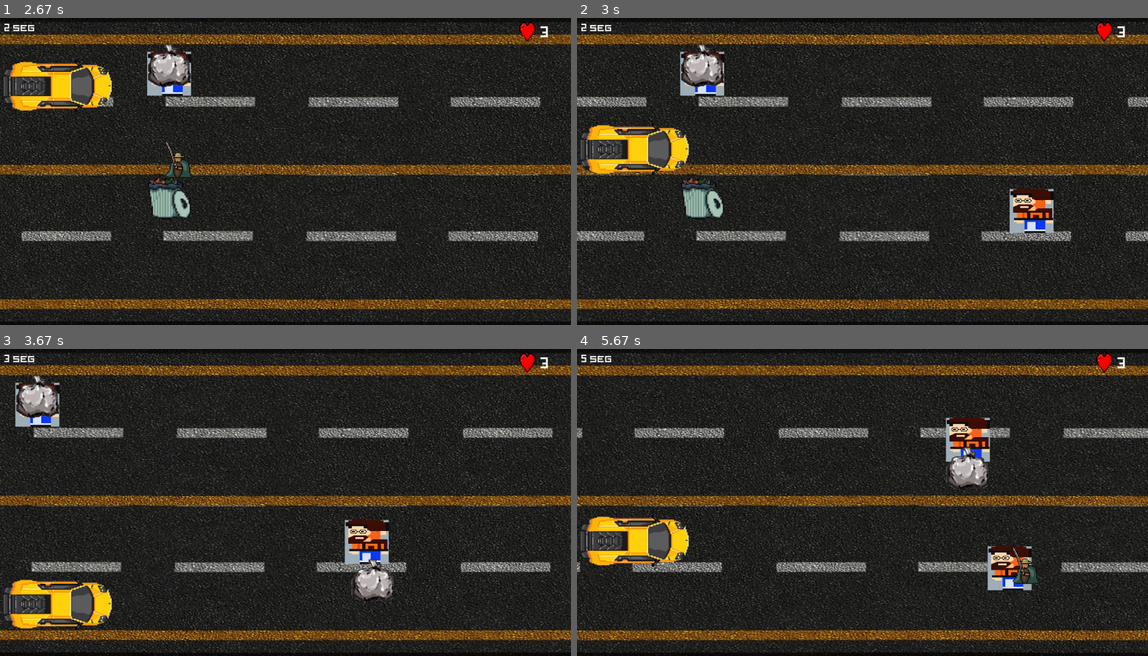
Above: before the commit, frames 1-4 (two rows, left to right).
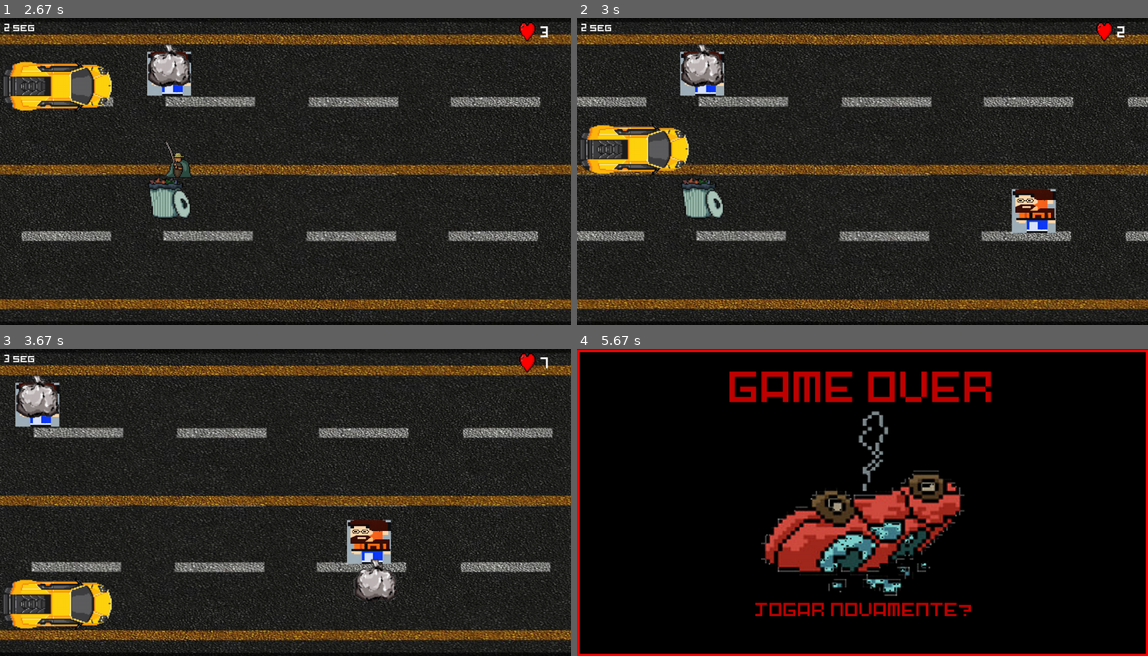
Above: after the commit, the same moments.

Repository: wellingtonrs07/PyGame_2023
Game: pygame game, started from Jogo.py
Two runs of this game, one before a commit and one after it. Both use one fixed random seed, a clock stepped at 60 frames per second and the inputs below.
Inputs (mouse positions are in pixels of both pictures, inside the frame that each line leads up to):
- Up to frame 1 (2.67 s): click (285, 116) at 0.38 s; hold Up 0.67-1.13 s; move the mouse to (262, 183) at 0.7 s; hold Down 1.17-1.47 s; hold Up 1.5-1.87 s; hold Down 1.9-2.27 s; hold Up 2.3-2.6 s; hold Down from 2.63 s (still down)
- Up to frame 2 (3 s): release Down at 2.93 s; hold Down from 2.97 s (still down)
- Up to frame 3 (3.67 s): release Down at 3.33 s; hold Down from 3.37 s (still down)
- Up to frame 4 (5.67 s): release Down at 3.73 s; hold Up 3.77-4.07 s; hold Down 4.1-4.4 s; hold Up 4.43-4.8 s; hold Down 4.83-5.2 s; hold Up 5.23-5.53 s

Frame 1 is identical in both runs. In frame 2, 0.5% of the frame differs, in the area x 75-96%, y 2-71%; in frame 3, 0.9%; in frame 4, 79%, in the area x 0-100%, y 0-100%.

Commit message:
TRANSICAO GAME OVER

Diff:
--- a/Jogo.py
+++ b/Jogo.py
@@ -2,12 +2,13 @@
 
 # Importar bibliotecas e arquivos
 import pygame
-from config import largura,altura,fps,GAME,QUIT,INIT,INTR,RET,SOM_INICIAL,SOM_JOGO,WIN
+from config import largura,altura,fps,GAME,QUIT,INIT,INTR,RET,SOM_INICIAL,SOM_JOGO,WIN, OVER
 from tela_inicial import telainicial
 from tela_jogo import telajogo
 from tela_instrucoes import telainstrucoes
 from assets import load_assets
 from tela_win import telawin
+from tela_over import telaover
 
 
 # Inicializa o pygame e o mixer
@@ -29,17 +30,19 @@
         pygame.mixer.music.load(SOM_INICIAL)
         pygame.mixer.music.set_volume(0.05)
         pygame.mixer.music.play(-1)
+
     elif state == INIT:
         state = telajogo(tela)
         # load e play do som de fundo
         pygame.mixer.music.load(SOM_JOGO)
         pygame.mixer.music.set_volume(0.05)
         pygame.mixer.music.play(-1)
+
     elif state == INTR:
         state = telainstrucoes(tela)
         pygame.mixer.music.pause()
-    elif state == RET:
-        state = telainicial(tela)
+    elif state == OVER:
+        state = telaover(tela)
     elif state == WIN:
         state = telawin(tela)
     else:
--- a/assets.py
+++ b/assets.py
@@ -40,7 +40,7 @@
     assets[TELA_WIN] = pygame.transform.scale(assets[TELA_WIN],(largura, altura))
 
     assets[TELA_OVER] =  pygame.image.load(os.path.join(Imagens, 'tela_game_over.png')).convert_alpha()
-    assets[TELA_OVER] = pygame.transform.scale(assets[TELA_WIN],(largura, altura))
+    assets[TELA_OVER] = pygame.transform.scale(assets[TELA_OVER],(largura, altura))
 
     assets[LISTA_IMAGEM] =  [
         pygame.image.load(os.path.join(Imagens, 'lixo.png')).convert_alpha(),
--- a/tela_instrucoes.py
+++ b/tela_instrucoes.py
@@ -1,7 +1,7 @@
 # Imports e arquivos
-from config import largura, altura, fps, QUIT, GAME,Azul, RET
+from config import largura, altura, fps, QUIT, GAME,Azul
 import pygame
-from assets import TelaI, TelaInstrucao, INSTRUCOES, RETURN,load_assets
+from assets import TelaInstrucao, RETURN, load_assets
 from classes import Button
 
 # Gera a tela
@@ -43,8 +43,7 @@
                 running = False # para de rodar
 
             if ret:
-                state = RET # muda para a intro do jogo (telaintro)
-                state = RET # muda para a intro do jogo (telaintro)
+                state = GAME # muda para a intro do jogo (telaintro)
                 running = False # para de rodar
 
         # Depois de desenhar tudo, inverte o display.
--- a/tela_jogo.py
+++ b/tela_jogo.py
@@ -1,5 +1,5 @@
 # Imports e arquivos
-from config import largura, altura, fps, QUIT, GAME,Azul, INIT,SOM_JOGO,Imagens,Fontes, WIN
+from config import largura, altura, fps, QUIT, GAME,Azul, INIT,SOM_JOGO,Imagens,Fontes, WIN, OVER
 from math import*
 import random
 import pygame
@@ -60,7 +60,7 @@
         all_obs.add(obs)
 
     # Variável para acompanhar o tempo decorrido
-
+    over = False
     assets = load_assets()[0]
     while running:
 
@@ -108,6 +108,14 @@
         # Renderizar o contador de vidas
         vidas_contador = font1.render(f'{vidas}',True, (255,255,255))
         screen.blit(vidas_contador, (1230, 15))
+        # Verifica se houve colisão entre nave e meteoro
+        hits = pygame.sprite.spritecollide(jogador,all_obs, True)
+
+        if len(hits) > 0:
+            vidas -=1
+
+            if vidas == 0:
+                over = True
 
         # Processa os eventos (mouse, teclado, botão, etc).
         for event in pygame.event.get():
@@ -115,6 +123,10 @@
             if event.type == pygame.QUIT:
                 state = QUIT # muda o state para quit
                 running = False # para de rodar
+
+            if over == True:
+                    state = OVER
+                    running = False
 
             # Verifica se apertou alguma tecla.
             if event.type == pygame.KEYUP:
@@ -135,18 +147,11 @@
                     jogador.vy_jogador += 8 #faz o jogador se movimentar para baixo
 
 
-
-
         all_obs.update()
         jogador.update()
 
         all_obs.draw(screen)
 
-        # Verifica se houve colisão entre nave e meteoro
-        hits = pygame.sprite.spritecollide(jogador,all_obs, True)
-
-        if len(hits) > 0:
-            vidas
         for obstac in hits: # OBSTACULO
             img = random.choice(assets[LISTA_IMAGEM])
             obs = Obstaculo(img)
--- a/tela_over.py
+++ b/tela_over.py
@@ -1,24 +1,20 @@
 # Imports e arquivos
-from config import largura, altura, fps, QUIT, GAME,Azul, INIT,OVER
+from config import largura, altura, fps, QUIT,Azul
 from math import*
 import pygame
-from assets import RUA,NEW_GAME,load_assets, JOGADOR,TELA_OVER
-from classes import Button, Jogador
+from assets import load_assets,TELA_OVER
 
 # Gera a tela
 tela = pygame.display.set_mode((largura, altura))
 
 def telaover(screen):
-    assets, btns = load_assets()
+    assets = load_assets()
 
     # Variável para o ajuste de velocidade
     clock = pygame.time.Clock()
 
     assets = load_assets()[0]
 
-
-    telajogo = assets[TELA_OVER]
-    fundo_rect = telajogo.get_rect()
 
     # começa a rodar o loop
     running = True
@@ -27,8 +23,6 @@
     while running:
         # A cada loop, redesenha o fundo e os sprites
         screen.fill(Azul)
-
-        imagem_fundo_bg = telajogo.get_width()
 
         screen.blit(assets[TELA_OVER], (scroll, 0))
 
@@ -42,4 +36,9 @@
                 state = QUIT # muda o state para quit
                 running = False # para de rodar
 
+
+        # Depois de desenhar tudo, inverte o display.
+        pygame.display.flip()
+        pygame.display.update()
+
     return state
